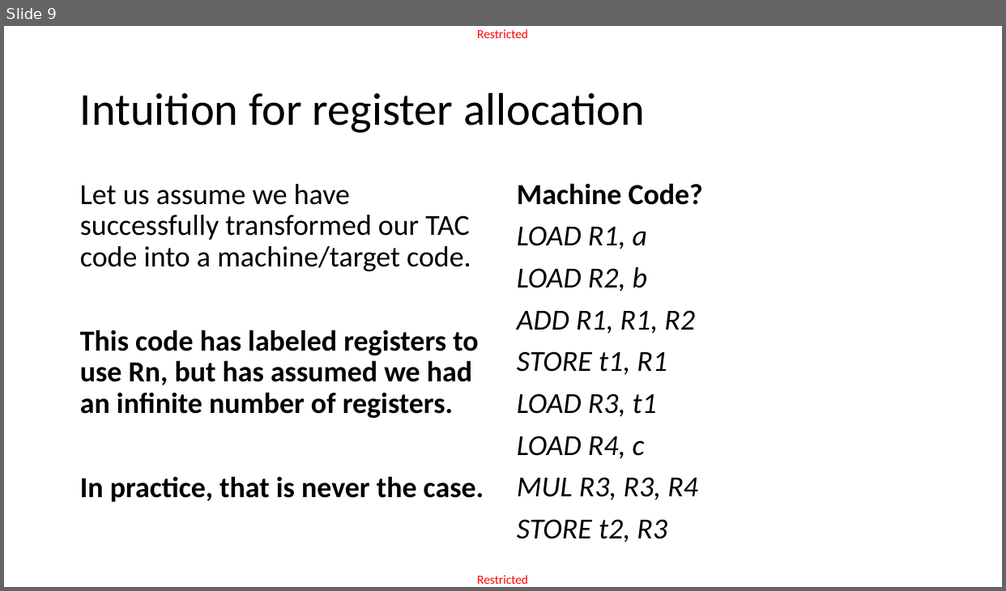
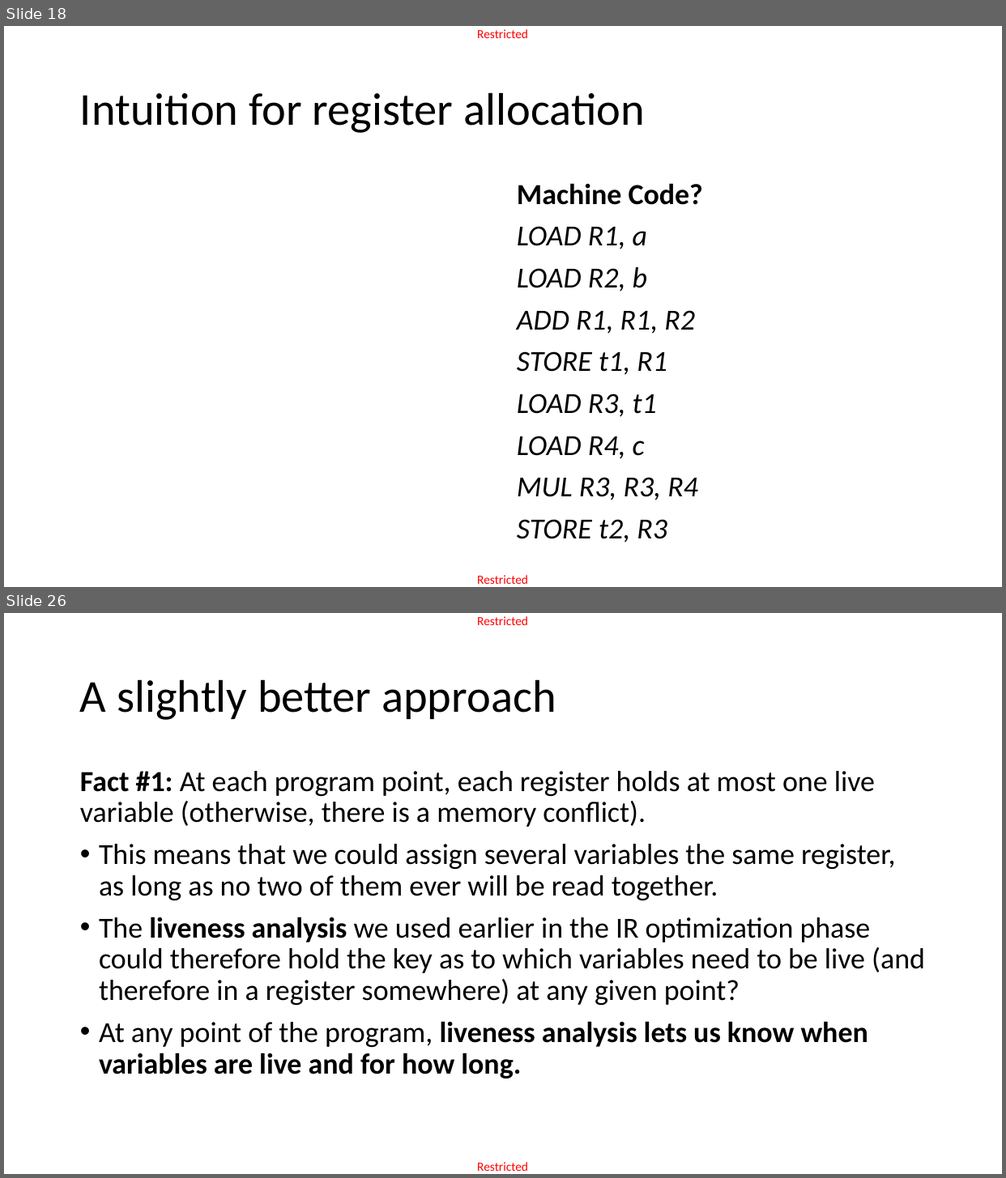
Before and after one commit to matthieudemari/SUTD_PLC_50_051, a slide deck: W13/W13S2/W13S2.pptx. Shown one above the other, each under a label of ours: slide 9 before the commit, slides 18 and 26 after it; the slides between them are not shown. The pictures are 1006x591 and 1006x1178 pixels, drawn with LibreOffice and Linux fonts; fonts in the diff are those of the drawing; grey boxes stand for pictures. Boxes give left, top, right and bottom in pixels: in the first picture for what was removed or moved away, otherwise in the second. Text is boxed around its words. In the diff, an @@ line names an element or a change of style, - is before the commit and + after.

```diff
--- a/W13/W13S2/W13S2.pptx
+++ b/W13/W13S2/W13S2.pptx
@@ slide 26 added at box(4, 613, 1002, 1174), background #FFFFFF; not listed: 2 template elements that a slide beside it also shows @@
@@ title added at box(80, 679, 556, 720), 44 pt, text #000000 @@
+A slightly better approach
@@ text added at box(80, 771, 925, 1079), 28 pt, text #000000 @@
+Fact #1: At each program point, each register holds at most one live variable (otherwise, there is a memory conflict).
+• This means that we could assign several variables the same register, as long as no two of them ever will be read together.
+• The liveness analysis we used earlier in the IR optimization phase could therefore hold the key as to which variables need to be live (and therefore in a register somewhere) at any given point?
+• At any point of the program, liveness analysis lets us know when variables are live and for how long.
@@ what was slide 9 is now slide 18 @@
@@ slide 18 changed as well @@
@@ text removed at box(80, 184, 484, 502) @@
-Let us assume we have successfully transformed our TAC code into a machine/target code.
-This code has labeled registers to use Rn, but has assumed we had an infinite number of registers.
-In practice, that is never the case.
```
Also in this commit, not shown: 2 other slides changed, 54 other slides added, 5 slides removed.
